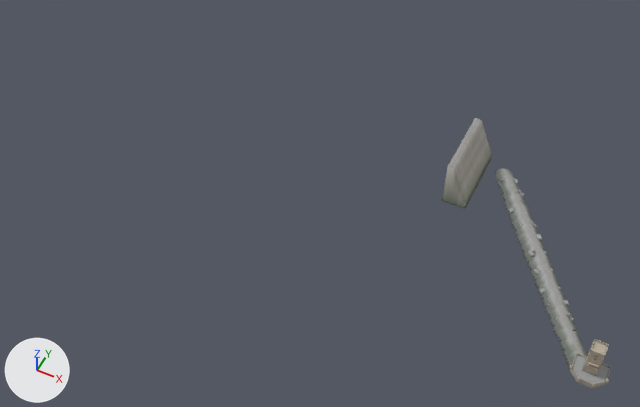
The glTF model assets/level/city_harbour/fort.glb: old version first, new version second.
The view is the same before and after, from a 50 mm camera at (-102.0, -659.0, 657.0) aimed at (-360.0, -144.0, 13.0). Arrows for +X, +Y and +Z are at lower left; the lights stay in place. The older version comes first. Where no turn or scale is listed for an object, it has been applied to the vertices. Vertices at exactly the same position are counted once.

In view in the first picture: 'fort_bastion.001', 'fort_tower.001', 'west_spit'.
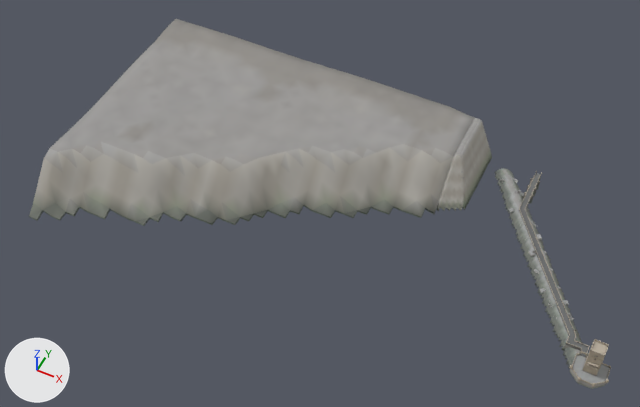
Changed parts and their boxes (x1, y1, x2, y2) in the pictures (640 x 407 px; the box of a moved part takes in the faces that stretch with it):
```json
{"object": "west_land", "change": "added", "after": [29, 19, 475, 226], "faces in mat_gravel": [50, 19, 475, 224], "faces in mat_cliff_shore": [29, 148, 454, 226], "faces in mat_rock_shore": [29, 142, 454, 223]}
{"object": "west_spit", "change": "reshaped", "before": [442, 118, 588, 368], "after": [437, 118, 588, 368]}
{"object": "spit_causeway", "change": "added", "after": [519, 173, 590, 357], "faces in mat_granite": [519, 173, 589, 357], "faces in mat_ashlar_gold": [519, 173, 590, 353]}
{"part": 1, "of": "me_west_spit_001", "change": "moved or reshaped", "before": [442, 152, 466, 208], "after": [437, 152, 466, 211]}
{"part": 2, "of": "me_west_spit_001", "change": "recoloured", "before": [451, 152, 580, 354], "after": [451, 152, 580, 354]}
{"part": 3, "of": "me_west_spit_001", "change": "recoloured", "before": [448, 154, 460, 168], "after": [445, 155, 459, 187]}
{"part": 4, "of": "me_west_spit_001", "change": "recoloured", "before": [518, 211, 555, 298], "after": [518, 212, 547, 282]}
{"part": 5, "of": "me_west_spit_001", "change": "recoloured", "before": [453, 155, 462, 170], "after": [450, 158, 460, 188]}
```

The change, as JSON lines over the scene's bpy script:
```json
{"block": "me_west_spit_001", "where": "# used by ob_west_spit; location = (0.0, 0.0, 0.0)"}
{"op": "remove", "block": "me_west_spit_001", "code": "me_west_spit_001.from_pydata(...)  # 1648 vertices, 2926 faces; spans x -260.0..-78.0, y -205.0..10.0, z -7.0..40.0"}
{"op": "add", "block": "me_west_spit_001", "code": "me_west_spit_001.from_pydata(...)  # 1701 vertices, 3020 faces; spans x -260.0..-78.0, y -205.0..10.0, z -7.0..40.0"}
{"block": "me_west_spit_001", "change": "me_west_spit_001 part 1: 73 vertices moved from x -260.0..-238.0, y -70.0..-48.0, z -7.0..40.0 to x -260.0..-235.0, y -82.0..-48.0, z -7.0..39.0; 12 vertices removed from x -260.0..-238.0, y -70.0, z -7.0..-6.0; 65 vertices added at x -260.0..-235.0, y -85.0..-70.0, z -6.0..14.0"}
{"block": "me_west_spit_001", "change": "me_west_spit_001 part 2: 708 kept faces spanning x -260.0..-80.0, y -195.0..10.0, z -7.0..40.0 get new vertex colours; the middle colour goes from white #eff2f8 to white #e6e9ed"}
{"block": "me_west_spit_001", "change": "me_west_spit_001 part 3: 31 faces spanning x -260.0..-255.0, y -68.0..-48.0, z 14.0..39.0 switch from mat_gravel to mat_cliff_shore"}
{"block": "me_west_spit_001", "change": "me_west_spit_001 part 4: 21 faces spanning x -185.0..-122.0, y -145.0..-55.0, z 2.0..3.0 switch from mat_rock_shore to mat_gravel"}
{"block": "me_west_spit_001", "change": "me_west_spit_001 part 5: 16 faces spanning x -255.0..-252.0, y -68.0..-48.0, z 12.0..38.0 switch from mat_rock_shore to mat_cliff_shore"}
{"block": "me_west_spit_001", "change": "other edits to the shape of me_west_spit_001 do not show in these pictures"}
{"op": "add", "block": "me_west_land_001", "code": ["me_west_land_001 = bpy.data.meshes.new('west_land.001')", "me_west_land_001.from_pydata(...)  # 882 vertices, 1634 faces; spans x -620.0..-260.0, y -270.0..10.0, z -12.0..45.0", "# faces by material slot: [1056, 91, 487]", "me_west_land_001.materials.append(mat_gravel)", "me_west_land_001.materials.append(mat_rock_shore)", "me_west_land_001.materials.append(mat_cliff_shore)"]}
{"op": "add", "block": "me_spit_causeway_001", "code": ["me_spit_causeway_001 = bpy.data.meshes.new('spit_causeway.001')", "me_spit_causeway_001.from_pydata(...)  # 822 vertices, 1438 faces; spans x -188.0..-81.0, y -193.0..0.0, z -7.0..5.0", "# faces by material slot: [428, 960, 50]", "me_spit_causeway_001.materials.append(mat_granite)", "me_spit_causeway_001.materials.append(mat_ashlar_gold)", "me_spit_causeway_001.materials.append(mat_granite_rough)"]}
{"op": "add", "block": "ob_west_land", "code": ["ob_west_land = bpy.data.objects.new('west_land', me_west_land_001)", "ob_west_land.location = (0.0, 0.0, 0.0)"]}
{"op": "add", "block": "ob_spit_causeway", "code": ["ob_spit_causeway = bpy.data.objects.new('spit_causeway', me_spit_causeway_001)", "ob_spit_causeway.location = (0.0, 0.0, 0.0)"]}
```
